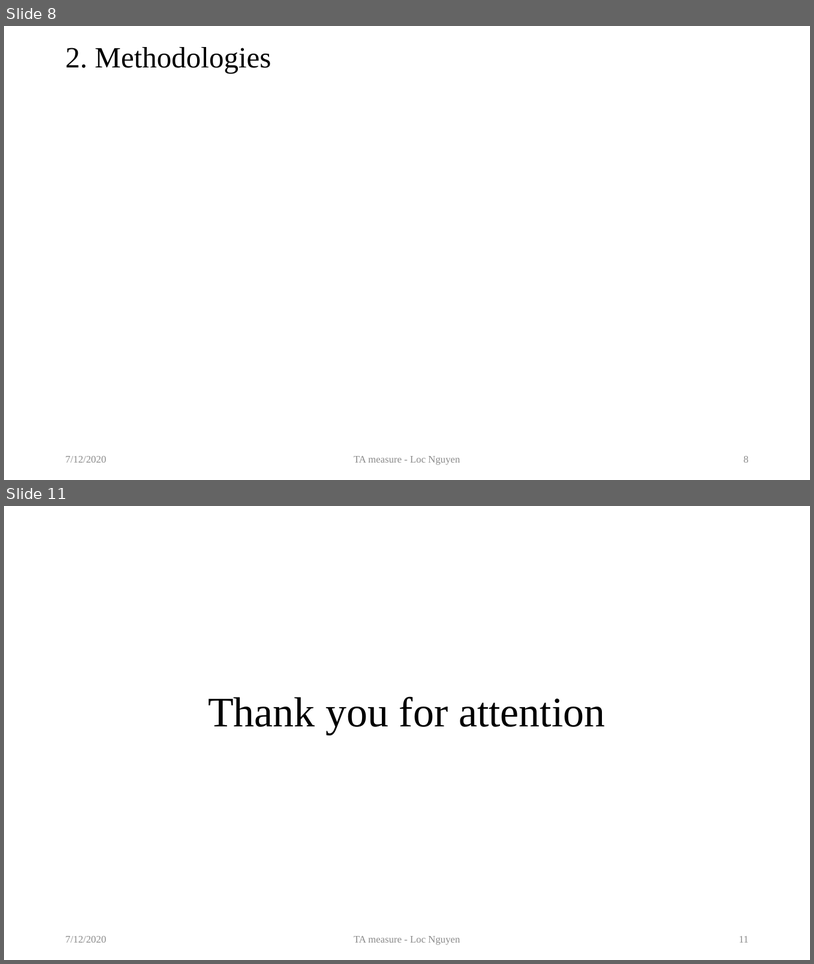
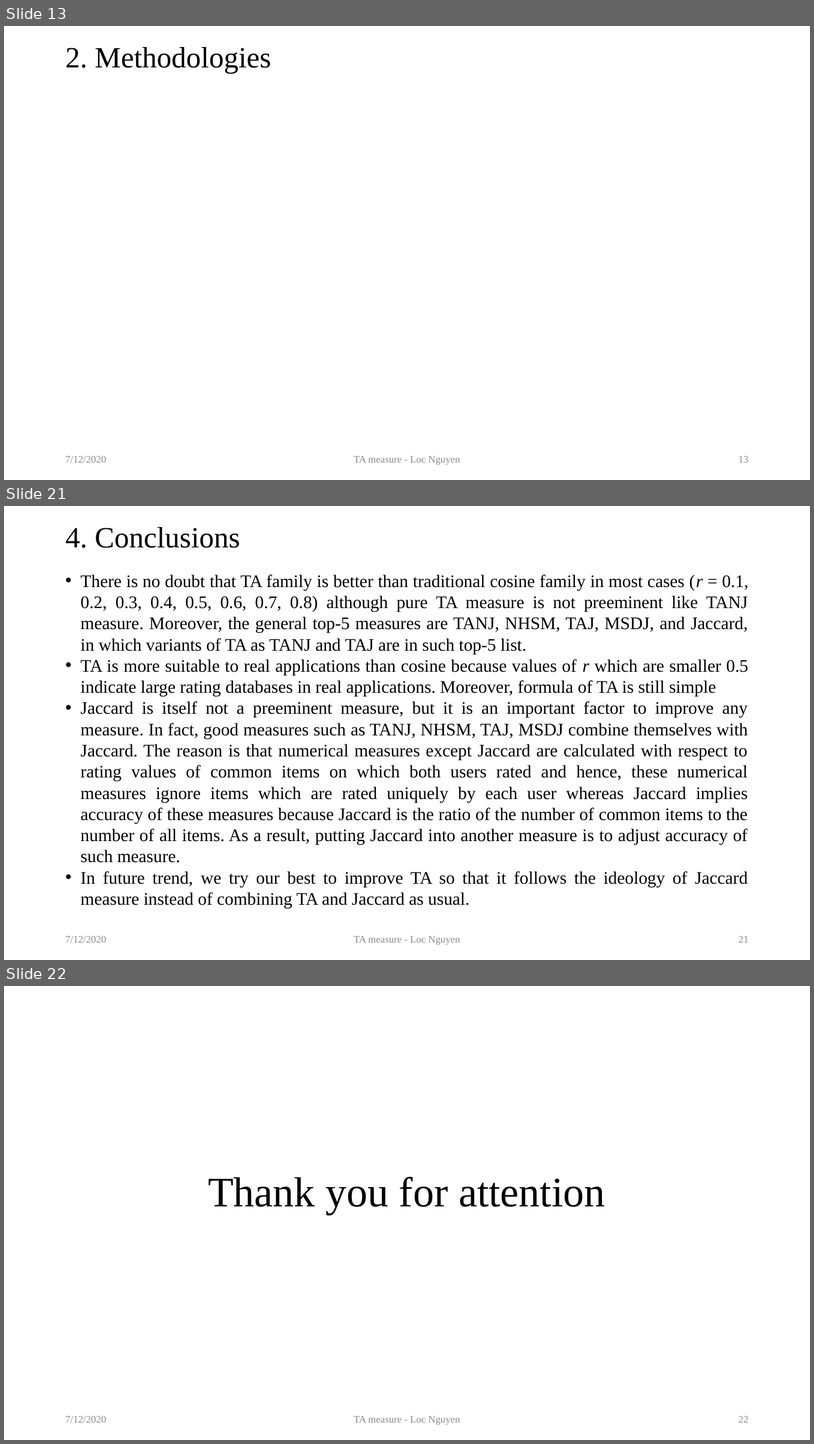
Before and after one commit to locnguyenacademic/sim, a slide deck: 2_design/ta/TA.pptx. Shown one above the other, each under a label of ours: slides 8 and 11 before the commit, slides 13, 21 and 22 after it; the slides between them are not shown. The pictures are 814x964 and 814x1444 pixels, drawn with LibreOffice and Linux fonts; fonts in the diff are those of the drawing; grey boxes stand for pictures. Boxes give left, top, right and bottom in pixels: in the first picture for what was removed or moved away, otherwise in the second. Text is boxed around its words. In the diff, an @@ line names an element or a change of style, - is before the commit and + after.

```diff
--- a/2_design/ta/TA.pptx
+++ b/2_design/ta/TA.pptx
@@ slide 21 added at bbox=[4, 506, 810, 960], background #FFFFFF @@
@@ title added at bbox=[65, 527, 240, 548], 35 pt, text #000000 @@
+4. Conclusions
@@ text added at bbox=[81, 574, 749, 908], 21 pt, text #000000 @@
+• There is no doubt that TA family is better than traditional cosine family in most cases (r = 0.1, 0.2, 0.3, 0.4, 0.5, 0.6, 0.7, 0.8) although pure TA measure is not preeminent like TANJ measure. Moreover, the general top-5 measures are TANJ, NHSM, TAJ, MSDJ, and Jaccard, in which variants of TA as TANJ and TAJ are in such top-5 list.
+• TA is more suitable to real applications than cosine because values of r which are smaller 0.5 indicate large rating databases in real applications. Moreover, formula of TA is still simple
+• Jaccard is itself not a preeminent measure, but it is an important factor to improve any measure. In fact, good measures such as TANJ, NHSM, TAJ, MSDJ combine themselves with Jaccard. The reason is that numerical measures except Jaccard are calculated with respect to rating values of common items on which both users rated and hence, these numerical measures ignore items which are rated uniquely by each user whereas Jaccard implies accuracy of these measures because Jaccard is the ratio of the number of common items to the number of all items. As a result, putting Jaccard into another measure is to adjust accuracy of such measure.
+• In future trend, we try our best to improve TA so that it follows the ideology of Jaccard measure instead of combining TA and Jaccard as usual.
@@ text added at bbox=[65, 936, 106, 942], 12 pt, text #8C8C8C @@
+7/12/2020
@@ text added at bbox=[354, 936, 460, 945], 12 pt, text #8C8C8C @@
+TA measure - Loc Nguyen
@@ page number added at bbox=[739, 936, 749, 942], 12 pt, text #8C8C8C @@
+21
@@ what was slide 8 is now slide 13 @@
@@ page number at bbox=[739, 456, 749, 462]: text changed @@
-8
+13
@@ what was slide 11 is now slide 22 @@
@@ page number at bbox=[739, 1416, 749, 1422]: text changed @@
-11
+22
```
Also in this commit, not shown: 6 slides changed, 10 other slides added, 5 other files.
